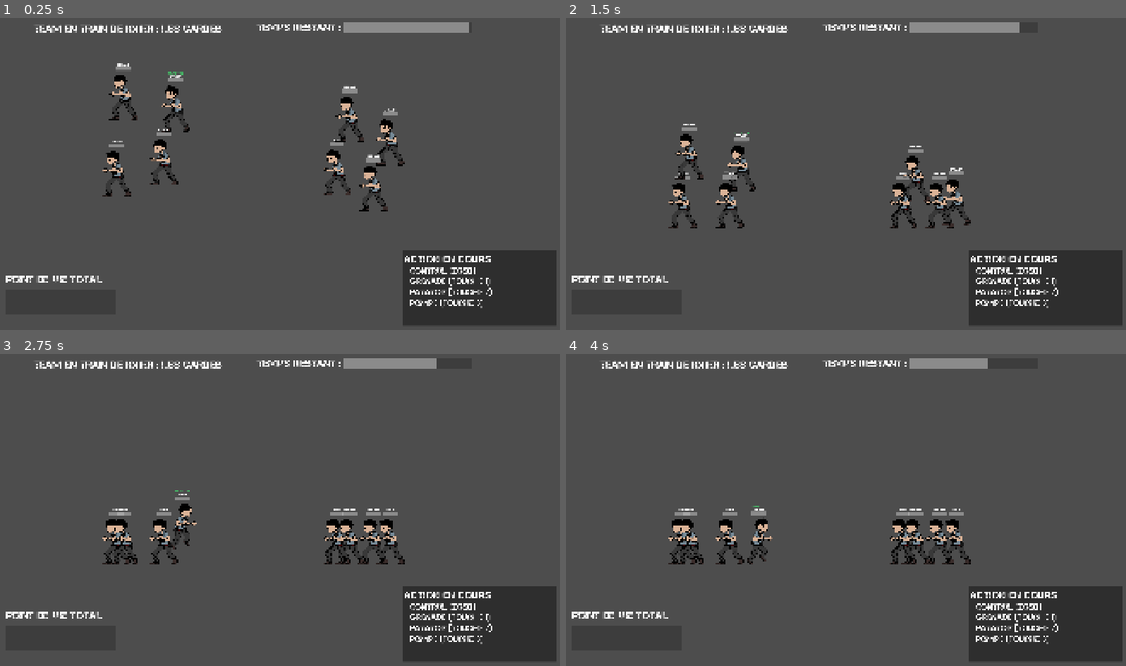
Above: before the commit, frames 1-4 (two rows, left to right).
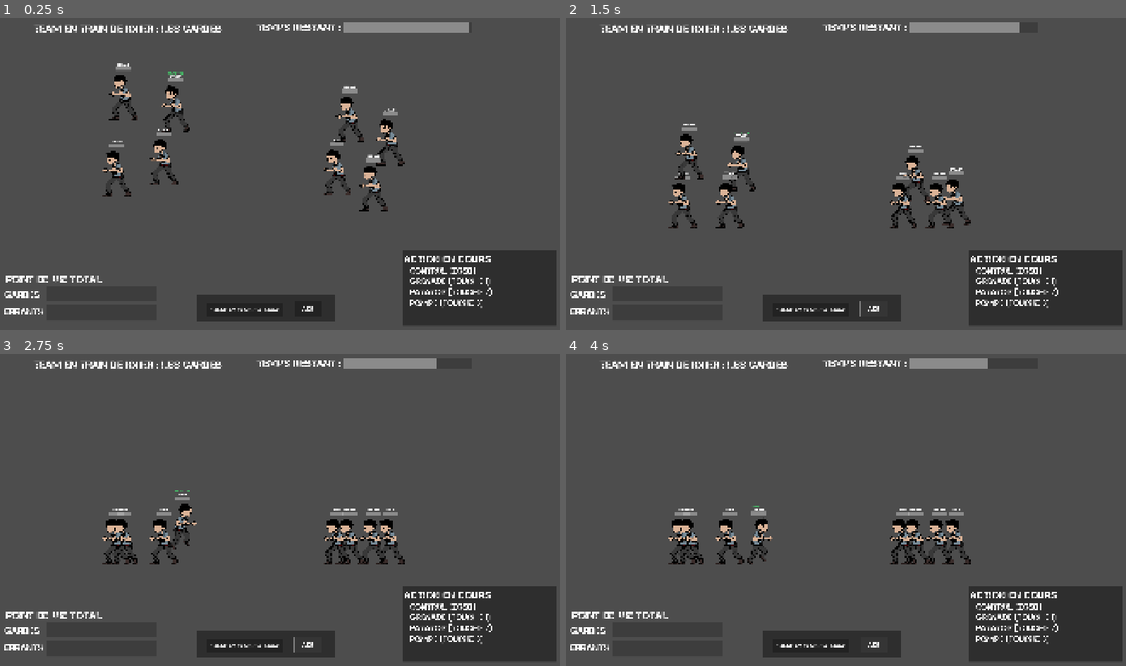
Above: after the commit, the same moments.

Repository: t0qen/baudo-game-jam-autumn
Game: Godot game, scene res://scenes/main.tscn
The game is run twice, just before and just after one commit, with the same random seed, the same clock (stepped at 60 frames per second) and the same inputs. The engine's default icon, where the game draws it, is replaced by a stand-in: a white triangle on a blue panel in a dark square. Sound files missing from this copy of the repository are replaced by a short silence.
Inputs (mouse positions are in pixels of both pictures, inside the frame that each line leads up to):
- Up to frame 1 (0.25 s): no input
- Up to frame 2 (1.5 s): click (812, 308) at 0.5 s, where only the run after the commit has a clickable "FOCUS MOB SELECTIONNE"; click (874, 308) at 1.25 s, where only the run after the commit has a clickable "AIDE"
- Up to frame 3 (2.75 s): hold Right (right) from 2.03 s (still down); tap 3 (pompe) at 2.1 s; tap Space (jump) at 2.27 s
- Up to frame 4 (4 s): release Right (right) at 2.78 s; hold Left (left) 2.78-3.53 s; tap W (aim_left) at 2.85 s; tap Space (jump) at 3.02 s; tap 3 (pompe) at 3.05, 3.8 s; hold Right (right) from 3.53 s (still down); hold Down (aim_right) from 3.53 s (still down)

The runs differ from the first frame. In frame 1, 2.3% of the frame differs, in the area x 0-60%, y 87-98%; in frame 2, 2.1%; in frame 3, 2.1%; in frame 4, 2.1%.

Commit message:
Update main.tscn

Diff:
--- a/scenes/main.tscn
+++ b/scenes/main.tscn
@@ -17,6 +17,14 @@
 [sub_resource type="LabelSettings" id="LabelSettings_tipki"]
 font = ExtResource("2_tefeu")
 font_size = 180
+
+[sub_resource type="LabelSettings" id="LabelSettings_ya4ey"]
+font = ExtResource("2_tefeu")
+font_size = 162
+
+[sub_resource type="LabelSettings" id="LabelSettings_eb6dy"]
+font = ExtResource("2_tefeu")
+font_size = 162
 
 [sub_resource type="LabelSettings" id="LabelSettings_tefeu"]
 font = ExtResource("2_tefeu")
@@ -56,10 +64,18 @@
 
 [node name="ProgressBar2" type="ProgressBar" parent="UI"]
 layout_mode = 0
-offset_left = 168.0
-offset_top = 4699.0
-offset_right = 2034.0
-offset_bottom = 5153.0
+offset_left = 852.0
+offset_top = 4666.0
+offset_right = 2718.0
+offset_bottom = 4900.0
+show_percentage = false
+
+[node name="ProgressBar3" type="ProgressBar" parent="UI"]
+layout_mode = 0
+offset_left = 860.0
+offset_top = 4967.0
+offset_right = 2726.0
+offset_bottom = 5242.0
 show_percentage = false
 
 [node name="Label" type="Label" parent="UI"]
@@ -80,6 +96,24 @@
 text = "POINT DE VIE TOTAL"
 label_settings = SubResource("LabelSettings_tipki")
 
+[node name="Label4" type="Label" parent="UI"]
+layout_mode = 0
+offset_left = 154.0
+offset_top = 4708.0
+offset_right = 860.0
+offset_bottom = 4908.0
+text = "GARDES"
+label_settings = SubResource("LabelSettings_ya4ey")
+
+[node name="Label5" type="Label" parent="UI"]
+layout_mode = 0
+offset_left = 138.0
+offset_top = 5001.0
+offset_right = 844.0
+offset_bottom = 5201.0
+text = "ERRANTS"
+label_settings = SubResource("LabelSettings_eb6dy")
+
 [node name="Label2" type="Label" parent="UI"]
 layout_mode = 0
 offset_left = 4438.0
@@ -89,14 +123,14 @@
 text = "TEMPS RESTANT :"
 label_settings = SubResource("LabelSettings_tefeu")
 
-[node name="Panel" type="Panel" parent="UI"]
+[node name="armes" type="Panel" parent="UI"]
 layout_mode = 0
 offset_left = 6914.0
 offset_top = 4062.0
 offset_right = 9533.0
 offset_bottom = 5329.0
 
-[node name="Label4" type="Label" parent="UI/Panel"]
+[node name="Label4" type="Label" parent="UI/armes"]
 layout_mode = 0
 offset_left = 27.0
 offset_top = 33.0
@@ -105,7 +139,7 @@
 text = "ACTION EN COURS"
 label_settings = SubResource("LabelSettings_85g3d")
 
-[node name="pompe" type="Label" parent="UI/Panel"]
+[node name="pompe" type="Label" parent="UI/armes"]
 layout_mode = 0
 offset_left = 128.0
 offset_top = 800.0
@@ -114,7 +148,7 @@
 text = "POMPE (TOUCHE 3)"
 label_settings = SubResource("LabelSettings_choun")
 
-[node name="control" type="Label" parent="UI/Panel"]
+[node name="control" type="Label" parent="UI/armes"]
 layout_mode = 0
 offset_left = 128.0
 offset_top = 250.0
@@ -123,7 +157,7 @@
 text = "CONTROL (ZQSD)"
 label_settings = SubResource("LabelSettings_choun")
 
-[node name="patator" type="Label" parent="UI/Panel"]
+[node name="patator" type="Label" parent="UI/armes"]
 layout_mode = 0
 offset_left = 128.0
 offset_top = 611.0
@@ -132,7 +166,7 @@
 text = "PAtATOR (TOUCHE 2)"
 label_settings = SubResource("LabelSettings_choun")
 
-[node name="grenade" type="Label" parent="UI/Panel"]
+[node name="grenade" type="Label" parent="UI/armes"]
 layout_mode = 0
 offset_left = 134.0
 offset_top = 427.0
@@ -141,6 +175,34 @@
 text = "GRENADE (TOUCHE !)"
 label_settings = SubResource("LabelSettings_choun")
 
+[node name="menu" type="Panel" parent="UI"]
+layout_mode = 0
+offset_left = 3428.0
+offset_top = 4795.0
+offset_right = 5766.0
+offset_bottom = 5268.0
+
+[node name="focus" type="Button" parent="UI/menu"]
+layout_mode = 0
+offset_left = 163.0
+offset_top = 138.0
+offset_right = 1454.0
+offset_bottom = 374.0
+theme_override_fonts/font = ExtResource("2_tefeu")
+theme_override_font_sizes/font_size = 100
+text = "FOCUS MOB SELECTIONNE"
+
+[node name="focus2" type="Button" parent="UI/menu"]
+layout_mode = 0
+offset_left = 1645.0
+offset_top = 129.0
+offset_right = 2122.0
+offset_bottom = 365.0
+theme_override_fonts/font = ExtResource("2_tefeu")
+theme_override_font_sizes/font_size = 100
+text = "AIDE
+"
+
 [node name="team_container" type="Node2D" parent="."]
 
 [node name="team_errants" parent="team_container" instance=ExtResource("2_jyhfs")]
Not shown: 1 places in scenes/main.tscn that only renumber resources
